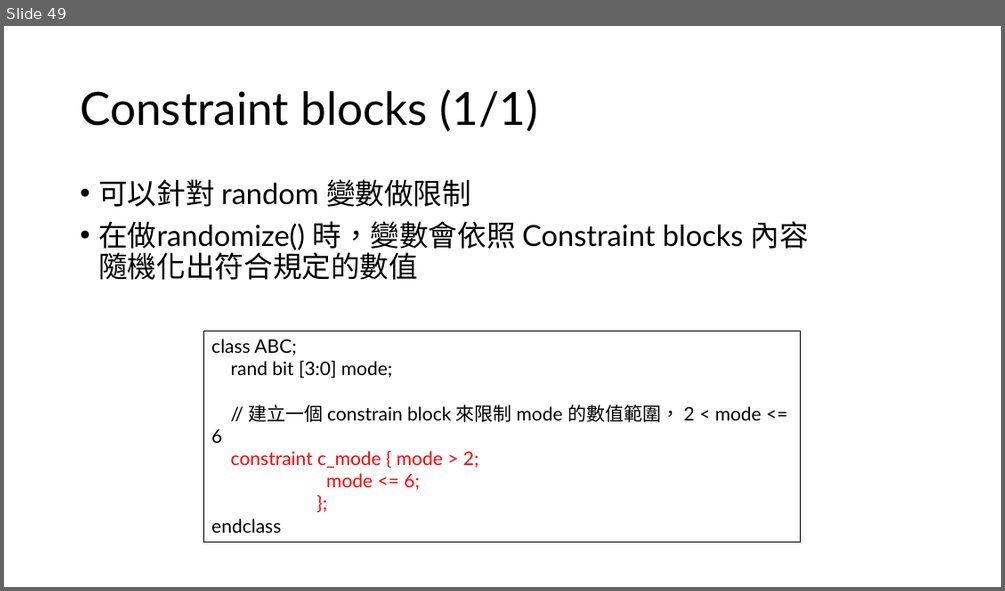
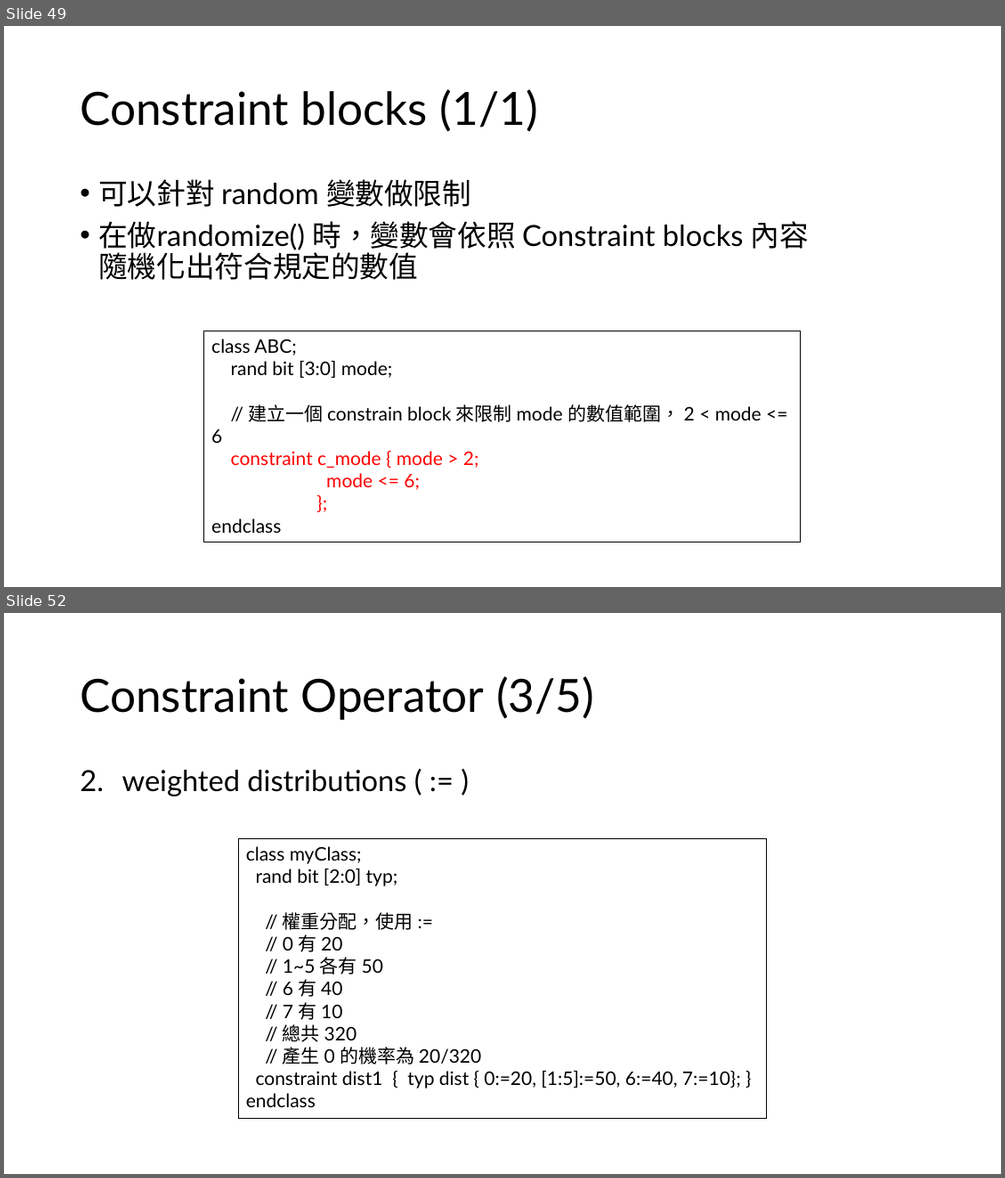
Before and after one commit to s9001055/DV_learning, a slide deck: systemverilog/SystemVerilog_語法學習.pptx. Shown one above the other, each under a label of ours: slide 49 before the commit, slides 49 and 52 after it; the slides between them are not shown. The pictures are 1005x591 and 1005x1178 pixels, drawn with LibreOffice and Linux fonts; fonts in the diff are those of the drawing. Boxes give left, top, right and bottom in pixels: in the first picture for what was removed or moved away, otherwise in the second. Text is boxed around its words. In the diff, an @@ line names an element or a change of style, - is before the commit and + after.

Commit message:
Modify: SystemVerilog_語法學習.pptx Add: chapter 6 Constraints

```diff
--- a/systemverilog/SystemVerilog_語法學習.pptx
+++ b/systemverilog/SystemVerilog_語法學習.pptx
@@ slide 52 added at box(4, 613, 1001, 1174), background #FFFFFF @@
@@ title added at box(80, 676, 594, 720), 44 pt, text #000000 @@
+Constraint Operator (3/5)
@@ text added at box(122, 770, 406, 796), 28 pt, text #000000 @@
+2. weighted distributions ( := )
@@ rectangle added at box(239, 839, 767, 1119), outline #000000 0.75 pt, 18 pt, text #000000 @@
+class myClass;
+rand bit [2:0] typ;
+// 權重分配，使用 :=
+// 0 有 20
+// 1~5 各有 50
+// 6 有 40
+// 7 有 10
+// 總共 320
+// 產生 0 的機率為 20/320
+constraint dist1 { typ dist { 0:=20, [1:5]:=50, 6:=40, 7:=10}; }
+endclass
```
Also in this commit, not shown: 2 slides changed, 13 other slides added, 2 other files.
